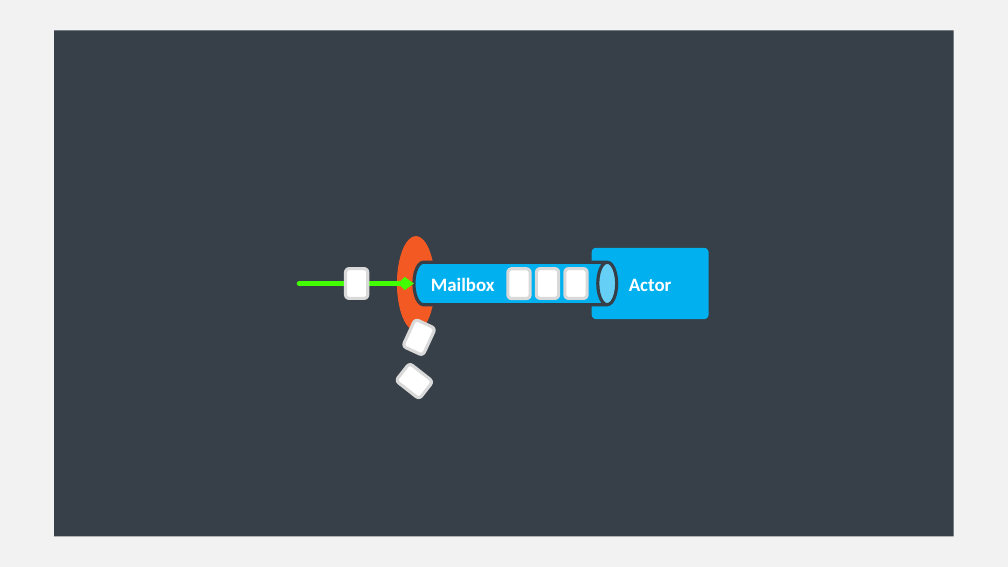
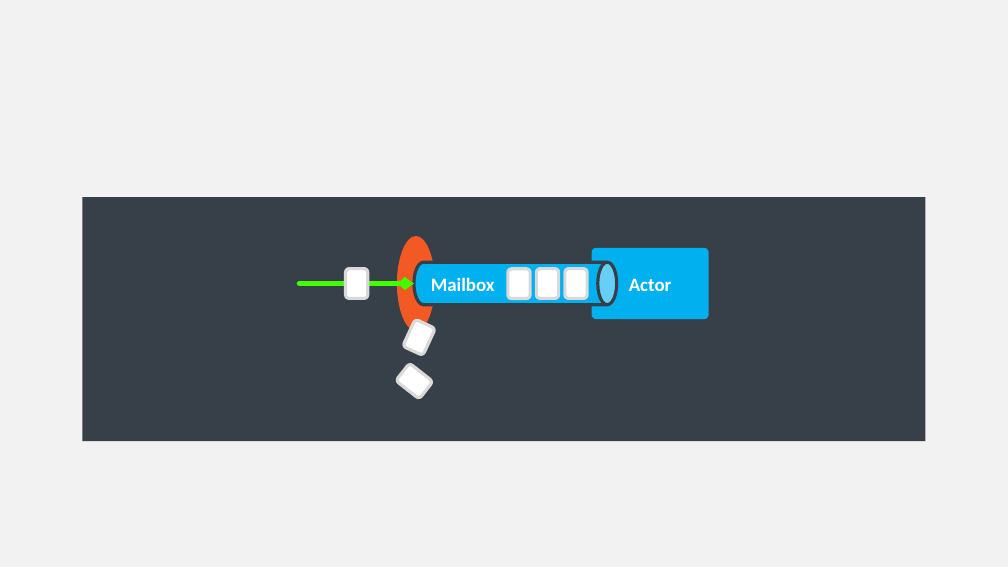
Before and after one commit to asynkron/website, a slide deck: slide 36 of media/logo.pptx. Drawn at 1008x567 pixels with LibreOffice and Linux fonts; fonts in the diff are those of the drawing. Boxes give left, top, right and bottom in pixels: in the first picture for what was removed or moved away, otherwise in the second. Text is boxed around its words. In the diff, an @@ line names an element or a change of style, - is before the commit and + after.

```diff
--- a/media/logo.pptx
+++ b/media/logo.pptx
@@ rectangle: place and size @@
-rectangle at box(54, 30, 954, 536)
+rectangle at box(82, 197, 926, 442)
@@ rectangle at box(82, 197, 926, 442): mirrored @@
```
Also in this commit, not shown: 5 other slides changed, 7 other files.
